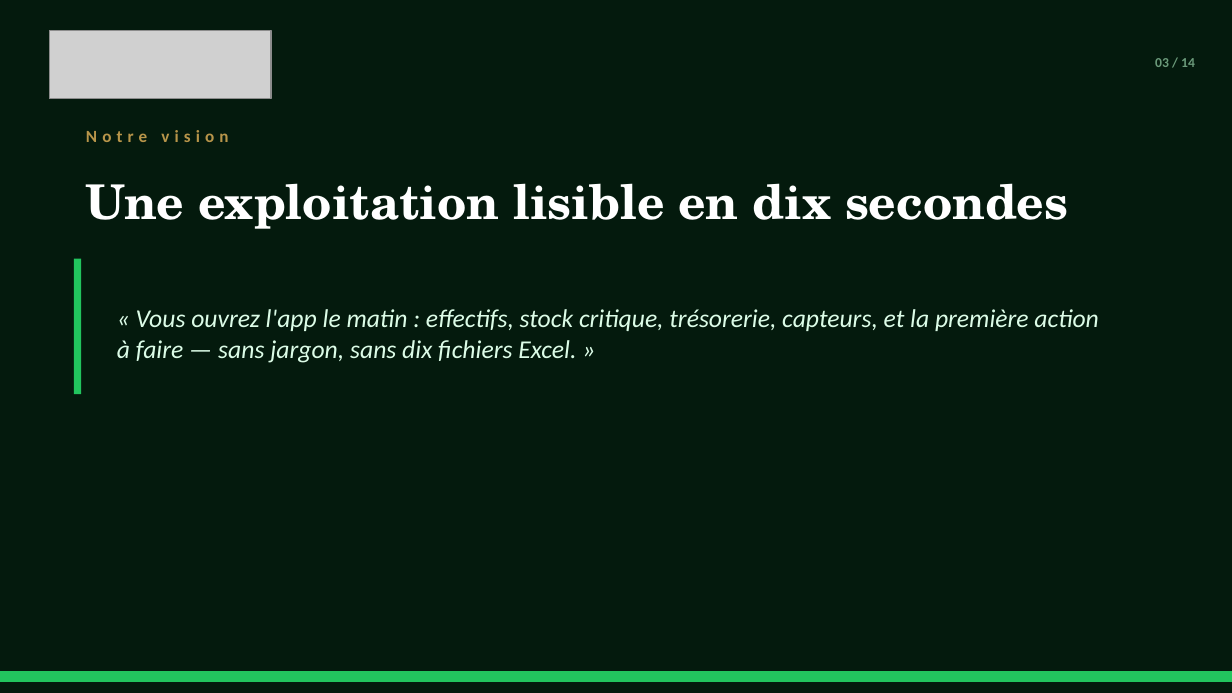
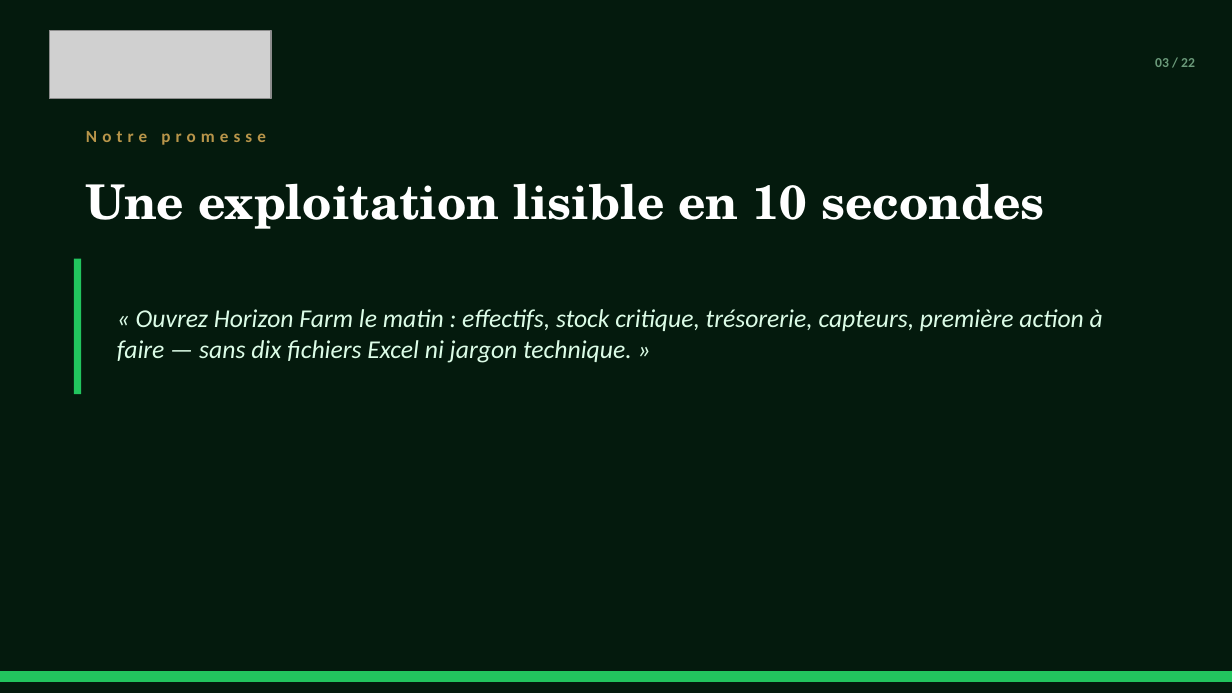
Before and after one commit to PENDATHIAW/horizon-farm, a slide deck: slide 3 of docs/pitch/PITCH_HORIZON_FARM.pptx. Drawn at 1232x693 pixels with LibreOffice and Linux fonts; fonts in the diff are those of the drawing; grey boxes stand for pictures. Boxes give left, top, right and bottom in pixels: in the first picture for what was removed or moved away, otherwise in the second. Text is boxed around its words. In the diff, an @@ line names an element or a change of style, - is before the commit and + after.

```diff
--- a/docs/pitch/PITCH_HORIZON_FARM.pptx
+++ b/docs/pitch/PITCH_HORIZON_FARM.pptx
@@ text at (x1=1155, y1=58, x2=1195, y2=67): text changed @@
-03 / 14
+03 / 22
@@ text at (x1=86, y1=131, x2=266, y2=145): text changed @@
-Notre vision
+Notre promesse
@@ text at (x1=86, y1=183, x2=1044, y2=229): text changed @@
-Une exploitation lisible en dix secondes
+Une exploitation lisible en 10 secondes
@@ text at (x1=117, y1=309, x2=1103, y2=363): text changed @@
-« Vous ouvrez l'app le matin : effectifs, stock critique, trésorerie, capteurs, et la première action à faire — sans jargon, sans dix fichiers Excel. »
+« Ouvrez Horizon Farm le matin : effectifs, stock critique, trésorerie, capteurs, première action à faire — sans dix fichiers Excel ni jargon technique. »
```
Also in this commit, not shown: 13 other slides changed, 8 slides added, 14 other files.
